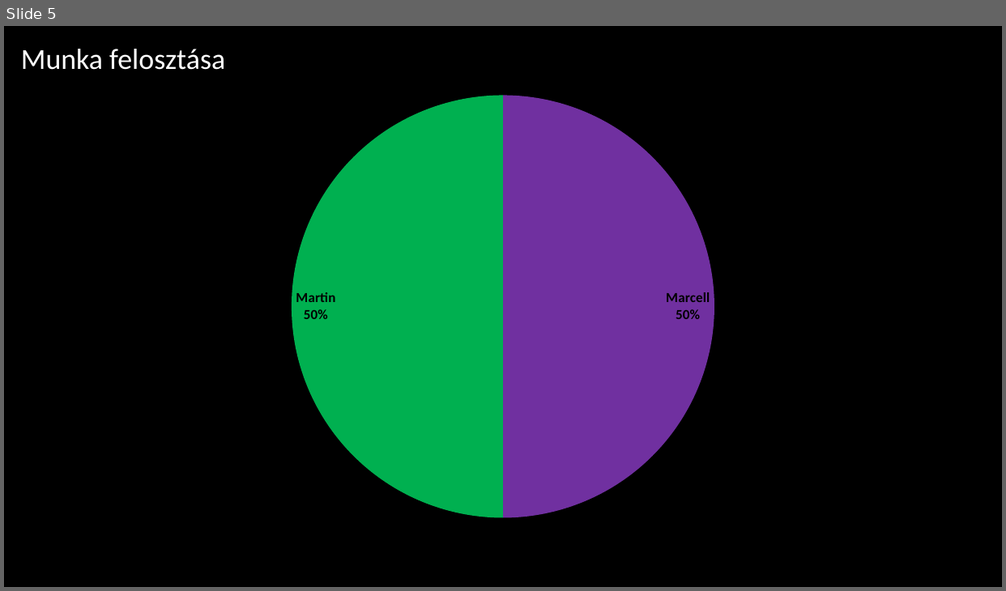
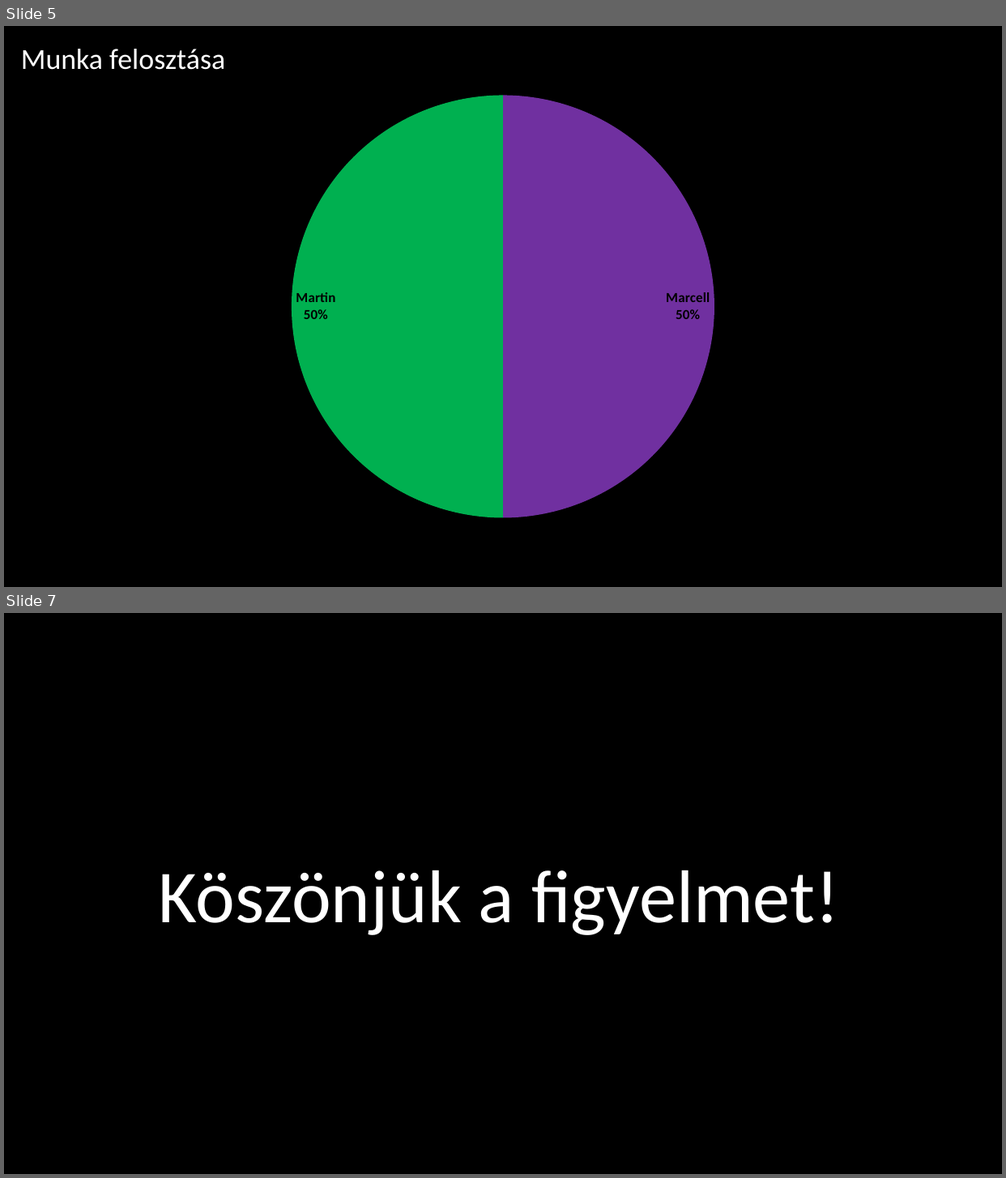
Before and after one commit to Geher-Marcell/Proj1-Epitmenyado-10A_B, a slide deck: BEMUTATÓ.pptx. Shown one above the other, each under a label of ours: slide 5 before the commit, slides 5 and 7 after it; the slides between them are not shown. The pictures are 1006x591 and 1006x1178 pixels, drawn with LibreOffice and Linux fonts; fonts in the diff are those of the drawing; background and template pictures are left out. Boxes give left, top, right and bottom in pixels: in the first picture for what was removed or moved away, otherwise in the second. Text is boxed around its words. In the diff, an @@ line names an element or a change of style, - is before the commit and + after.

```diff
--- a/BEMUTATÓ.pptx
+++ b/BEMUTATÓ.pptx
@@ slide 7 added at (4, 613, 1002, 1174), background picture (left out) @@
@@ text added at (159, 871, 839, 935), 72 pt, text #FFFFFF @@
+Köszönjük a figyelmet!
```
Also in this commit, not shown: 3 slides changed.
